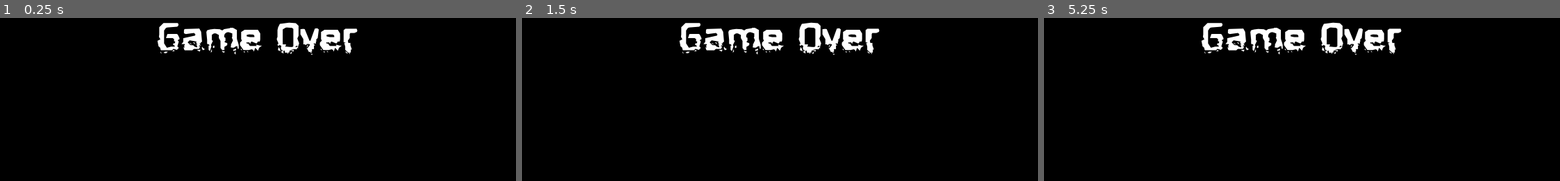
Above: before the commit, frames 1-3 (left to right).
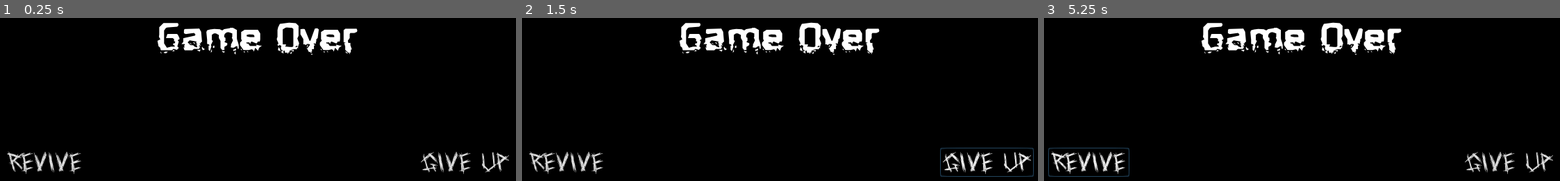
Above: after the commit, the same moments.

Repository: Academia-Team/Academia-Fall-of-the-Citadel
Game: Godot game, scene res://scene/gameover.tscn
Two runs of this game, one before a commit and one after it. Both use one fixed random seed, a clock stepped at 60 frames per second and the inputs below. This scene is started directly instead of the project's main scene.
Inputs (mouse positions are in pixels of both pictures, inside the frame that each line leads up to):
- Up to frame 1 (0.25 s): no input
- Up to frame 2 (1.5 s): click (568, 163) at 0.5 s, where only the run after the commit has a clickable "Revive"; click (986, 163) at 1.25 s, where only the run after the commit has a clickable "Give Up"
- Up to frame 3 (5.25 s): tap Enter at 2, 3.5, 5 s; move the mouse to (1420, 141) at 2.02 s; hold Right (move_right) 2.03-2.78 s; tap Space (action) at 2.1, 2.75, 3.6, 4.25, 5.1 s; click (1420, 141) at 2.17 s; move the mouse to (1188, 172) at 2.77 s; hold Down (move_down) 2.78-3.53 s; tap Ctrl (stay) at 2.85, 4.35 s; move the mouse to (1358, 88) at 3.52 s; hold Right (move_right) 3.53-4.28 s; move the mouse to (outside the picture) at 4.27 s; hold Up (move_up) 4.28-5.03 s; click (outside the picture) at 4.42 s; move the mouse to (outside the picture) at 5.02 s; hold Left (move_left) from 5.03 s (still down)

The runs differ from the first frame. In frame 1, 1.5% of the frame differs, in the area x 1-99%, y 81-96%; in frame 2, 1.7%, in the area x 1-100%, y 79-98%; in frame 3, 1.7%.

Commit message:
Add buttons to Game Over screen
Currently non-functional.

Diff:
--- a/scene/gameover.tscn
+++ b/scene/gameover.tscn
@@ -1,7 +1,8 @@
-[gd_scene load_steps=3 format=2]
+[gd_scene load_steps=4 format=2]
 
 [ext_resource path="res://resource/title_theme.tres" type="Theme" id=1]
 [ext_resource path="res://resource/emphasized_theme.tres" type="Theme" id=2]
+[ext_resource path="res://resource/button_theme.tres" type="Theme" id=3]
 
 [node name="gameover" type="ColorRect"]
 anchor_right = 1.0
@@ -25,3 +26,21 @@
 grow_horizontal = 2
 theme = ExtResource( 2 )
 text = "Score: "
+
+[node name="revive_button" type="Button" parent="."]
+margin_left = 36.0
+margin_top = 211.0
+margin_right = 103.0
+margin_bottom = 236.0
+theme = ExtResource( 3 )
+text = "Revive"
+flat = true
+
+[node name="give_up_button" type="Button" parent="."]
+margin_left = 632.0
+margin_top = 211.0
+margin_right = 767.0
+margin_bottom = 253.0
+theme = ExtResource( 3 )
+text = "Give Up"
+flat = true
